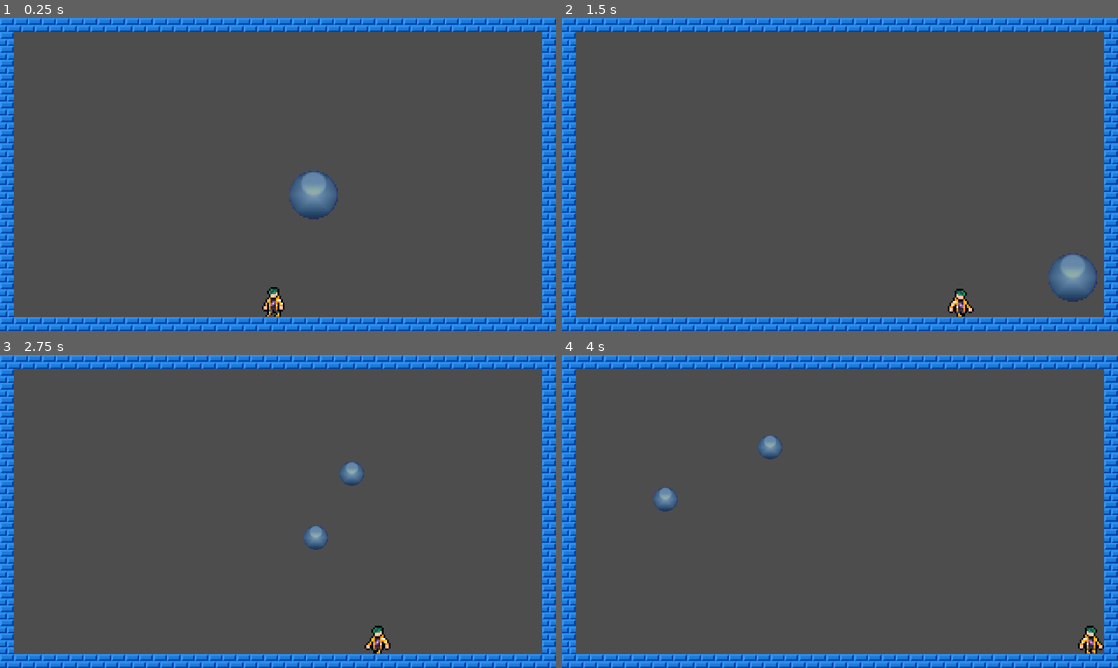
Above: before the commit, frames 1-4 (two rows, left to right).
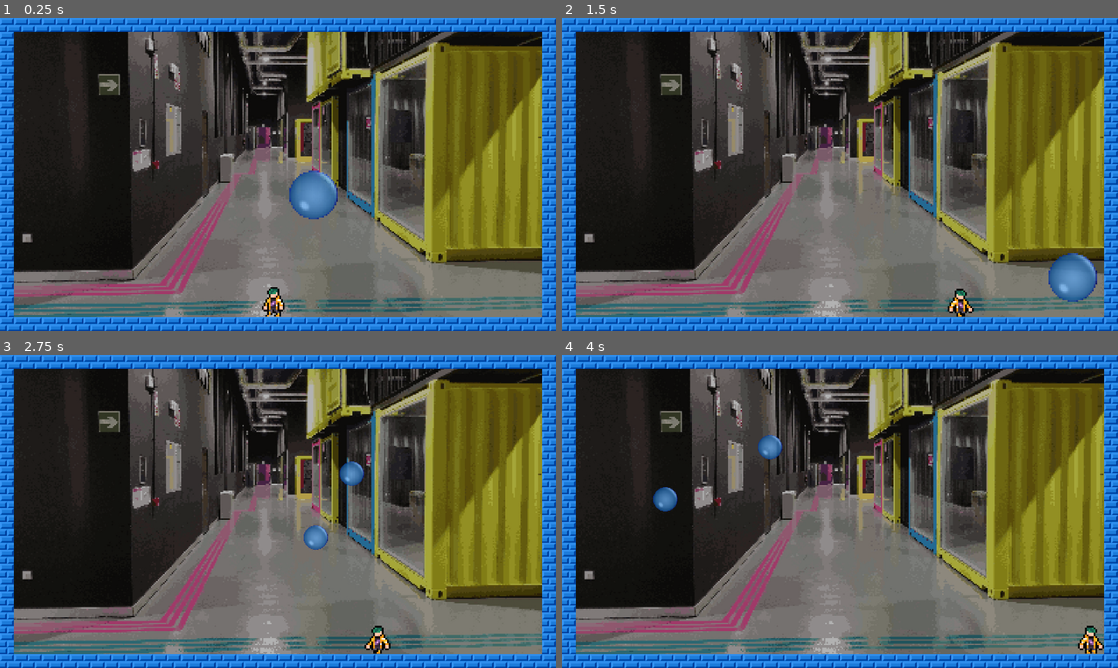
Above: after the commit, the same moments.

Repository: DavidLMS/lifeisbubblance
Game: Godot game, scene res://scenes/test scene.tscn
The game is run twice, just before and just after one commit, with the same random seed, the same clock (stepped at 60 frames per second) and the same inputs.
Inputs:
- Up to frame 1 (0.25 s): no input
- Up to frame 2 (1.5 s): tap Enter (ui_accept) at 0.5, 0.77 s; hold Right (ui_right) from 0.53 s (still down)
- Up to frame 3 (2.75 s): tap Enter (ui_accept) at 1.52 s; release Right (ui_right) at 2.03 s; hold Left (ui_left) from 2.03 s (still down)
- Up to frame 4 (4 s): release Left (ui_left) at 2.78 s; hold Right (ui_right) from 2.78 s (still down); tap Enter (ui_accept) at 3.02, 3.77 s

The runs differ from the first frame. In frame 1, 76% of the frame differs, in the area x 2-98%, y 4-96%; in frame 2, 76%; in frame 3, 76%; in frame 4, 76%.
Error before the commit: Invalid access of index '0' on a base object of type: 'Array'. (res://scenes/leaderboard.gd:31)

Commit message:
bubble changes

Diff:
--- a/bubble.gd
+++ b/bubble.gd
@@ -17,8 +17,6 @@
 	sprite.scale = Vector2(bubble_size, bubble_size)
 	collider.shape.radius = collider.shape.radius * bubble_size / 4.0
 	rigid_collider.shape.size = rigid_collider.shape.size * bubble_size / 4.0
-	print(collider.shape.radius)
-	print(rigid_collider.shape.size)
 
 
 # Called every frame. 'delta' is the elapsed time since the previous frame.
@@ -39,8 +37,6 @@
 				var velocity_correction:Vector2 = get_quadrant(linear_velocity, i)
 				nb.linear_velocity = velocity_correction
 				nb.set_sprite_scale(sprite.scale.x * scale_reduction)
-				print(scale)
-				print(nb.scale)
 				get_tree().root.add_child(nb)
 		queue_free()
 
--- a/scenes/test scene.tscn
+++ b/scenes/test scene.tscn
@@ -1,11 +1,11 @@
 [gd_scene load_steps=17 format=4 uid="uid://c21hyka0aju0f"]
 
 [ext_resource type="Texture2D" uid="uid://c367mcobecici" path="res://assets/bricks.png" id="1_03on1"]
-[ext_resource type="Script" path="res://scenes/leaderboard.gd" id="1_f0d6v"]
 [ext_resource type="Texture2D" uid="uid://cj7ixfy53dqut" path="res://assets/external/Main Character - Male - Full spritesheet - No Guide.png" id="2_ktwyd"]
 [ext_resource type="Script" path="res://scenes/character_body_2d.gd" id="2_mkqmk"]
 [ext_resource type="PackedScene" uid="uid://d0a67jc8hum05" path="res://scenes/weapon.tscn" id="3_t1mx1"]
 [ext_resource type="PackedScene" uid="uid://cwsh04qrbdgdf" path="res://bubble.tscn" id="5_2gpxk"]
+[ext_resource type="Texture2D" uid="uid://juayrwfl4jqd" path="res://assets/fondos/polo2.jpg" id="6_n3y7c"]
 
 [sub_resource type="TileSetAtlasSource" id="TileSetAtlasSource_fie4b"]
 texture = ExtResource("1_03on1")
@@ -85,8 +85,6 @@
 }]
 
 [node name="TestScene" type="Node2D"]
-script = ExtResource("1_f0d6v")
-leaderboard_internal_name = "main"
 
 [node name="TileMapLayer" type="TileMapLayer" parent="."]
 position = Vector2(0, 8)
@@ -114,3 +112,12 @@
 
 [node name="RigidBody2D" parent="." instance=ExtResource("5_2gpxk")]
 max_contacts_reported = 1
+
+[node name="TextureRect" type="TextureRect" parent="."]
+modulate = Color(0.699653, 0.699653, 0.699653, 1)
+z_index = -1
+offset_left = -639.0
+offset_top = -359.0
+offset_right = 641.0
+offset_bottom = 361.0
+texture = ExtResource("6_n3y7c")
Binary file changed: assets/bubble.png
Binary file changed: assets/fondos/polo1.png
Binary file changed: assets/fondos/polo2.jpg
Binary file changed: assets/fondos/polo3.jpg
Not shown, added: assets/external/super-pixel-blood-fx-pack-1-pixel-art-effect-animations.zip
